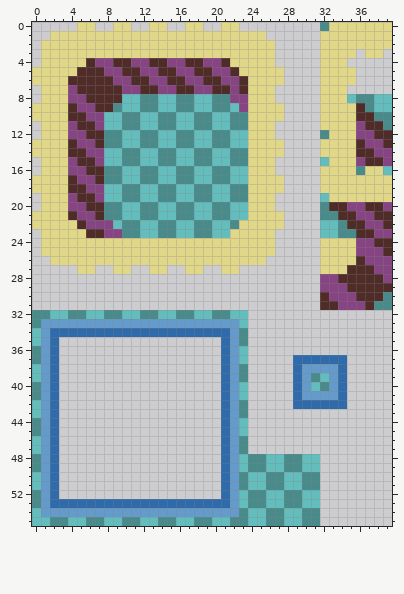
Pixel-art sprite -- assets/worlds/ship.png. This is how it looked before the edit.
The file is 40x56 pixels.
After the commit:
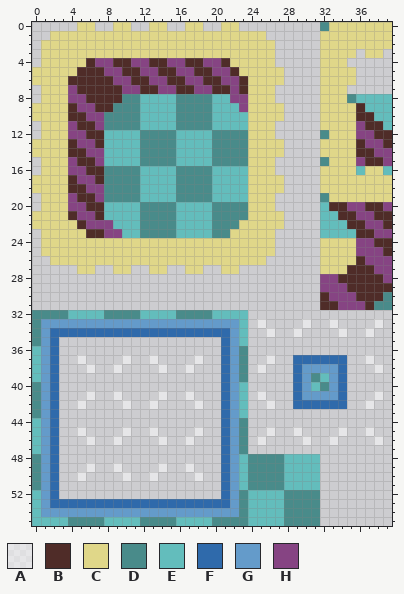
Palette (. is transparent): A #ffffff80  B #4f2c28  C #e0d789  D #498b8a  E #63bdbc  F #2f6aab  G #649bca  H #864483
Commit: alter ship looks
Changes in this commit:
@@ x 0..39 @@
  7 .CCCHBBBBBHHBBHHBBHHBBHBCCC.....CCC.....
- 8 .CCCHHBBBBEEDDEEDDEEDDHHCCC.....CCCEDDEE
- 9 CCCCBHHBBDEEDDEEDDEEDDEHCCCC....CCCCBDEE
-10 CCCCBBHHEEDDEEDDEEDDEEDDCCCC....CCCCBBDD
-11 .CCCHBBHEEDDEEDDEEDDEEDDCCC.....CCCCHBBD
-12 .CCCHHBBDDEEDDEEDDEEDDEECCC.....DCCCHHBB
-13 CCCCBHHBDDEEDDEEDDEEDDEECCCC....CCCCBHHB
-14 CCCCBBHHEEDDEEDDEEDDEEDDCCCC....CCCCBBHH
-15 .CCCHBBHEEDDEEDDEEDDEEDDCCC.....ECCCHBBH
-16 .CCCHHBBDDEEDDEEDDEEDDEECCC.....CCCCDCCE
-17 CCCCBHHBDDEEDDEEDDEEDDEECCCC....CCCCCCCC
-18 CCCCBBHHEEDDEEDDEEDDEEDDCCCC....CCCCCCCC
-19 .CCCHBBHEEDDEEDDEEDDEEDDCCC.....ECCCCCCC
-20 .CCCHHBBDDEEDDEEDDEEDDEECCC.....DBBHHBBH
-21 CCCCBHHBDDEEDDEEDDEEDDEECCCC....DDBBHHBB
-22 CCCCCBHHHEDDEEDDEEDDEEDCCCCC....EEDBBHHB
-23 .CCCCCBBHHDDEEDDEEDDEECCCCC.....EEDDBBHH
+ 8 .CCCHHBBBBDDEEEEDDDDEEHHCCC.....CCCDEEEE
+ 9 CCCCBHHBBDDDEEEEDDDDEEEHCCCC....CCCCBEEE
+10 CCCCBBHHDDDDEEEEDDDDEEEECCCC....CCCCBBEE
+11 .CCCHBBHDDDDEEEEDDDDEEEECCC.....CCCCHBBE
+12 .CCCHHBBEEEEDDDDEEEEDDDDCCC.....DCCCHHBB
+13 CCCCBHHBEEEEDDDDEEEEDDDDCCCC....CCCCBHHB
+14 CCCCBBHHEEEEDDDDEEEEDDDDCCCC....CCCCBBHH
+15 .CCCHBBHEEEEDDDDEEEEDDDDCCC.....DCCCHBBH
+16 .CCCHHBBDDDDEEEEDDDDEEEECCC.....CCCCECCE
+17 CCCCBHHBDDDDEEEEDDDDEEEECCCC....CCCCCCCC
+18 CCCCBBHHDDDDEEEEDDDDEEEECCCC....CCCCCCCC
+19 .CCCHBBHDDDDEEEEDDDDEEEECCC.....DCCCCCCC
+20 .CCCHHBBEEEEDDDDEEEEDDDDCCC.....EBBHHBBH
+21 CCCCBHHBEEEEDDDDEEEEDDDDCCCC....EEBBHHBB
+22 CCCCCBHHHEEEDDDDEEEEDDDCCCCC....EEEBBHHB
+23 .CCCCCBBHHEEDDDDEEEEDDCCCCC.....EEEEBBHH
 24 .CCCCCCCCCCCCCCCCCCCCCCCCCC.....CCCCHHBB
@@ x 0..39 @@
 31 ................................BBHHHBDD
-32 DDEEDDEEDDEEDDEEDDEEDDEE................
-33 DGGGGGGGGGGGGGGGGGGGGGGE................
-34 EGFFFFFFFFFFFFFFFFFFFFGD................
-35 EGF..................FGD................
-36 DGF..................FGE................
-37 DGF..................FGE.....FFFFFF.....
-38 EGF..................FGD.....FGGGGF.....
+32 DDDDEEEEDDDDEEEEDDDDEEEE................
+33 DGGGGGGGGGGGGGGGGGGGGGGE.A....A..A....A.
+34 DGFFFFFFFFFFFFFFFFFFFFGE..A..A....A..A..
+35 DGF..................FGE................
+36 EGF..................FGD................
+37 EGF..A....A..A....A..FGD..A..FFFFFF..A..
+38 EGF...A..A....A..A...FGD.A...FGGGGF...A.
 39 EGF..................FGD.....FGDEGF.....
 40 DGF..................FGE.....FGEDGF.....
-41 DGF..................FGE.....FGGGGF.....
-42 EGF..................FGD.....FFFFFF.....
-43 EGF..................FGD................
-44 DGF..................FGE................
-45 DGF..................FGE................
-46 EGF..................FGD................
+41 DGF...A..A....A..A...FGE.A...FGGGGF...A.
+42 DGF..A....A..A....A..FGE..A..FFFFFF..A..
+43 DGF..................FGE................
+44 EGF..................FGD................
+45 EGF..A....A..A....A..FGD..A..A....A..A..
+46 EGF...A..A....A..A...FGD.A....A..A....A.
 47 EGF..................FGD................
-48 DGF..................FGEDDEEDDEE........
-49 DGF..................FGEDDEEDDEE........
-50 EGF..................FGDEEDDEEDD........
-51 EGF..................FGDEEDDEEDD........
-52 DGF..................FGEDDEEDDEE........
-53 DGFFFFFFFFFFFFFFFFFFFFGEDDEEDDEE........
-54 EGGGGGGGGGGGGGGGGGGGGGGDEEDDEEDD........
-55 EEDDEEDDEEDDEEDDEEDDEEDDEEDDEEDD........
+48 DGF..................FGEDDDDEEEE........
+49 DGF...A..A....A..A...FGEDDDDEEEE........
+50 DGF..A....A..A....A..FGEDDDDEEEE........
+51 DGF..................FGEDDDDEEEE........
+52 EGF..................FGDEEEEDDDD........
+53 EGFFFFFFFFFFFFFFFFFFFFGDEEEEDDDD........
+54 EGGGGGGGGGGGGGGGGGGGGGGDEEEEDDDD........
+55 EEEEDDDDEEEEDDDDEEEEDDDDEEEEDDDD........
